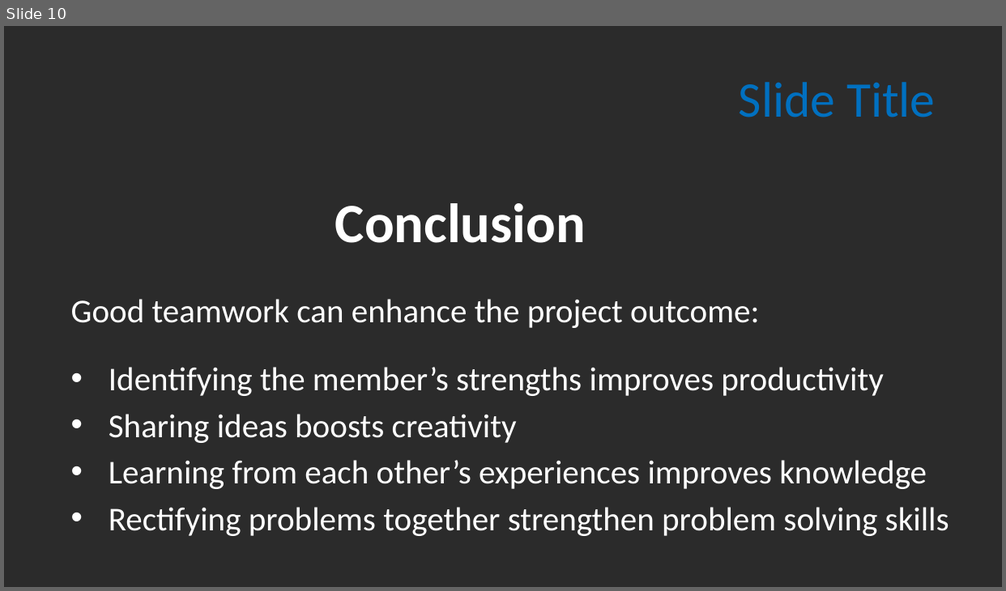
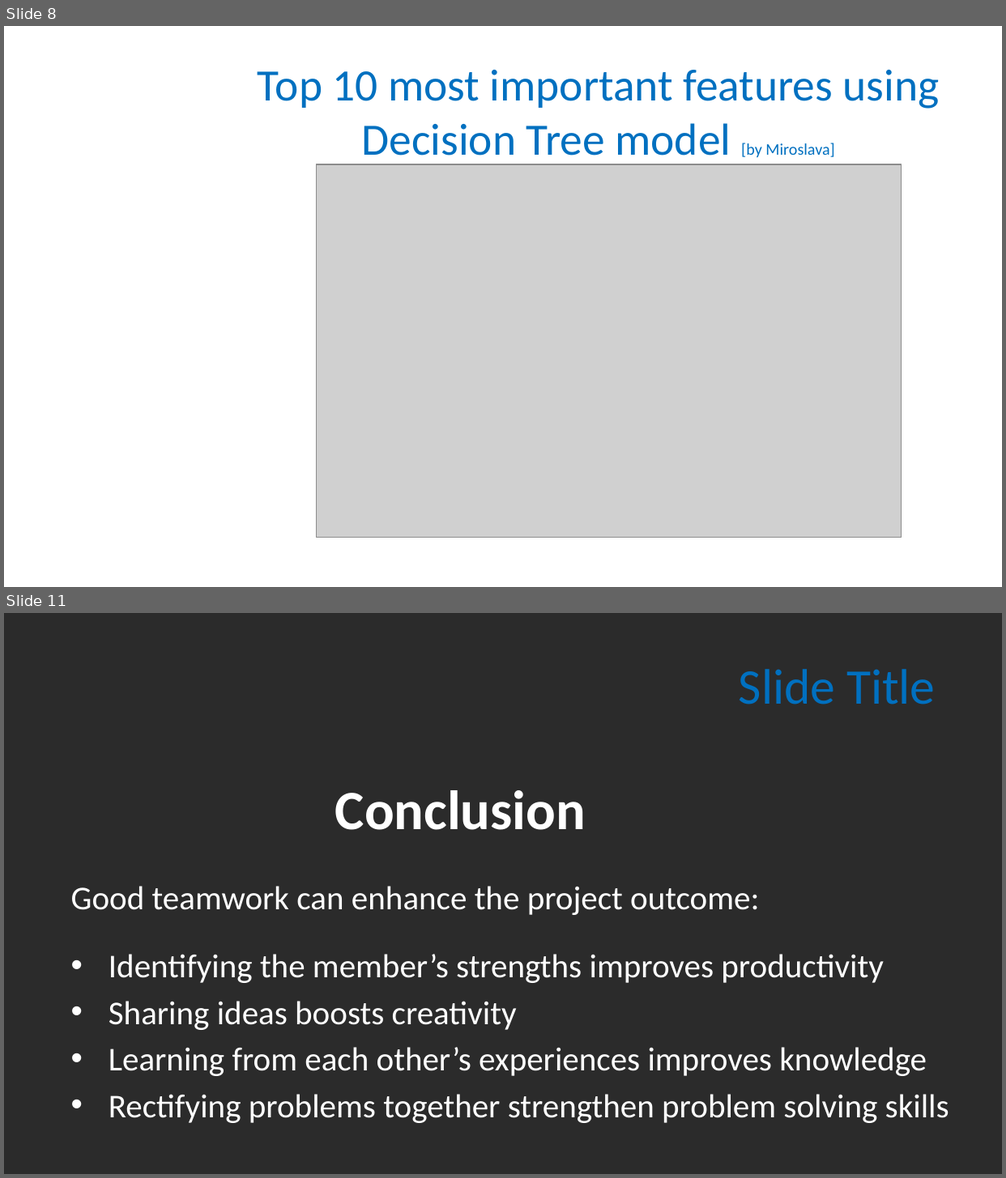
Before and after one commit to ZygimantasJakubauskas/Mashine-Learning-CA1, a slide deck: ML/PPT_ML_CA1_26 Nov 23.pptx. Shown one above the other, each under a label of ours: slide 10 before the commit, slides 8 and 11 after it; the slides between them are not shown. The pictures are 1006x591 and 1006x1178 pixels, drawn with LibreOffice and Linux fonts; fonts in the diff are those of the drawing; grey boxes stand for pictures; background and template pictures are left out; a plain dark background stands for a picture behind light text. Boxes give left, top, right and bottom in pixels: in the first picture for what was removed or moved away, otherwise in the second. Text is boxed around its words. In the diff, an @@ line names an element or a change of style, - is before the commit and + after.

```diff
--- a/ML/PPT_ML_CA1_26 Nov 23.pptx
+++ b/ML/PPT_ML_CA1_26 Nov 23.pptx
@@ slide 8 added at [4,26,1002,587], background picture (left out) @@
@@ title added at [258,70,940,165], 32.4 pt, text #0070C0 @@
+Top 10 most important features using Decision Tree model [by Miroslava]
@@ picture added at [317,165,901,538] @@
@@ what was slide 10 is now slide 11 @@
```
Also in this commit, not shown: 10 slides changed, 1 other file.
